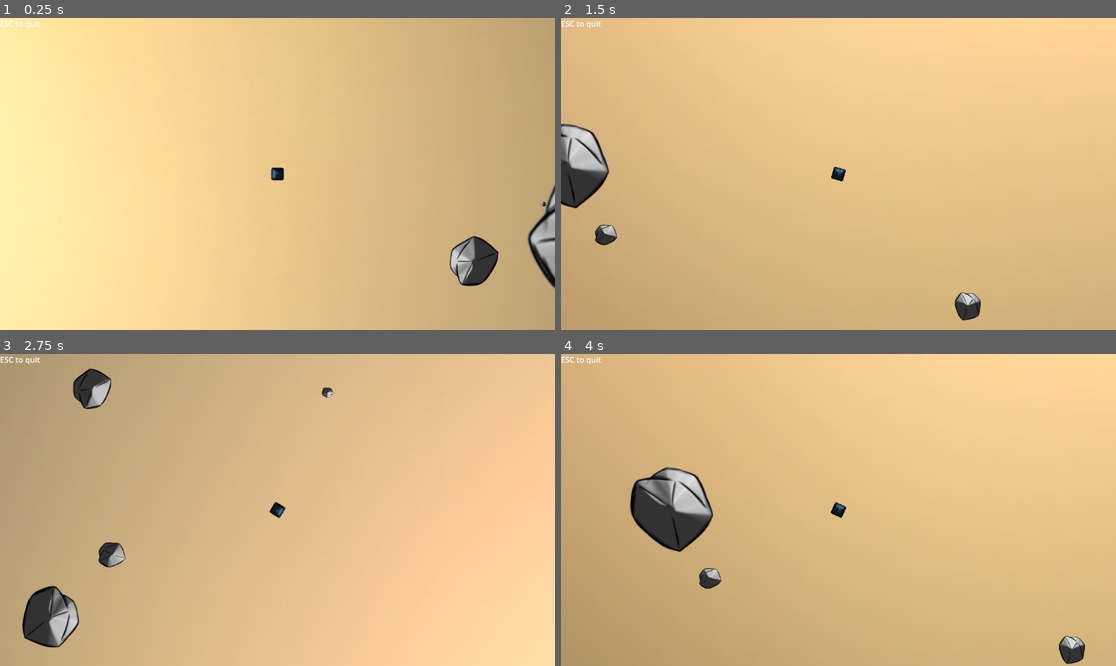
Above: before the commit, frames 1-4 (two rows, left to right).
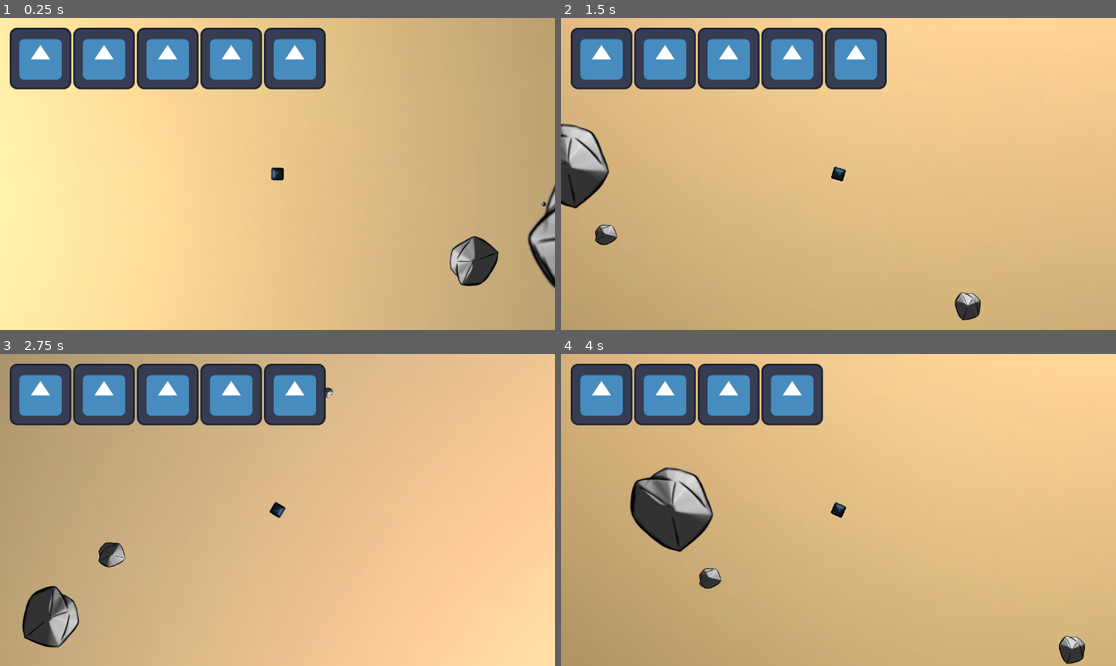
Above: after the commit, the same moments.

Repository: Aroweeri/gmtk2025
Game: Godot game, scene res://scenes/Main.tscn
Same seed, same stepped clock (60 frames per second), same inputs: the game is played once before the commit and once after it. The engine's default icon, where the game draws it, is replaced by a stand-in: a white triangle on a blue panel in a dark square.
Inputs:
- Up to frame 1 (0.25 s): no input
- Up to frame 2 (1.5 s): hold Up (ui_up) 0.53-1.28 s; hold 1 (zoom1) 0.53-1.28 s; hold Down (ui_down) from 1.28 s (still down); tap 2 (zoom2) at 1.35 s
- Up to frame 3 (2.75 s): release Down (ui_down) at 2.03 s; hold Up (ui_up) from 2.03 s (still down); hold 3 (zoom3) from 2.03 s (still down)
- Up to frame 4 (4 s): release 3 (zoom3) at 2.78 s; tap 1 (zoom1) at 2.85 s; release Up (ui_up) at 3.53 s; hold Down (ui_down) from 3.53 s (still down); hold 2 (zoom2) from 3.53 s (still down)

The runs differ from the first frame. In frame 1, 11% of the frame differs, in the area x 0-59%, y 0-23%; in frame 2, 11%; in frame 3, 11%; in frame 4, 8.8%.

Commit message:
Add health bar

Diff:
--- a/scenes/Main.tscn
+++ b/scenes/Main.tscn
@@ -54,10 +54,36 @@
 
 [node name="CanvasLayer" type="CanvasLayer" parent="."]
 
-[node name="Label" type="Label" parent="CanvasLayer"]
+[node name="MarginContainer" type="MarginContainer" parent="CanvasLayer"]
 offset_right = 40.0
-offset_bottom = 23.0
-text = "ESC to quit"
+offset_bottom = 40.0
+theme_override_constants/margin_left = 20
+theme_override_constants/margin_top = 20
+theme_override_constants/margin_right = 20
+theme_override_constants/margin_bottom = 20
+
+[node name="healthHBox" type="HBoxContainer" parent="CanvasLayer/MarginContainer"]
+layout_mode = 2
+
+[node name="health1" type="TextureRect" parent="CanvasLayer/MarginContainer/healthHBox"]
+layout_mode = 2
+texture = ExtResource("1_rvslj")
+
+[node name="health2" type="TextureRect" parent="CanvasLayer/MarginContainer/healthHBox"]
+layout_mode = 2
+texture = ExtResource("1_rvslj")
+
+[node name="health3" type="TextureRect" parent="CanvasLayer/MarginContainer/healthHBox"]
+layout_mode = 2
+texture = ExtResource("1_rvslj")
+
+[node name="health4" type="TextureRect" parent="CanvasLayer/MarginContainer/healthHBox"]
+layout_mode = 2
+texture = ExtResource("1_rvslj")
+
+[node name="health5" type="TextureRect" parent="CanvasLayer/MarginContainer/healthHBox"]
+layout_mode = 2
+texture = ExtResource("1_rvslj")
 
 [node name="PointLight2D" type="PointLight2D" parent="."]
 scale = Vector2(2.74547, 2.74547)
--- a/scenes/main.gd
+++ b/scenes/main.gd
@@ -48,7 +48,7 @@
 
 func _on_player_health_lost():
 	$AudioStreamPlayer.play();
-	print("Health lost.");
+	$CanvasLayer/MarginContainer/healthHBox.get_child(0).queue_free()
 
 func _input(event: InputEvent) -> void:
 	if(event.is_action_pressed("ui_cancel")): #ESC for now
--- a/scripts/player.gd
+++ b/scripts/player.gd
@@ -26,7 +26,7 @@
 		body.queue_free()
 	else:
 		health-=1
-		if(health==0):
+		if(health<0):
 			playerDied.emit()
 		else:
 			healthLost.emit()
